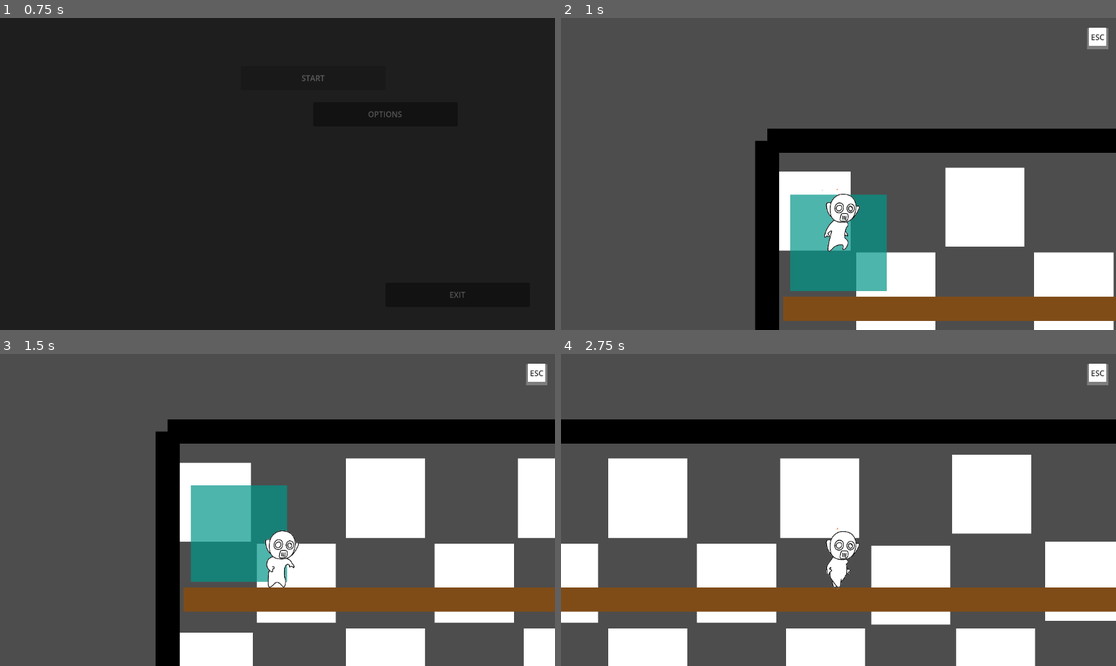
Above: before the commit, frames 1-4 (two rows, left to right).
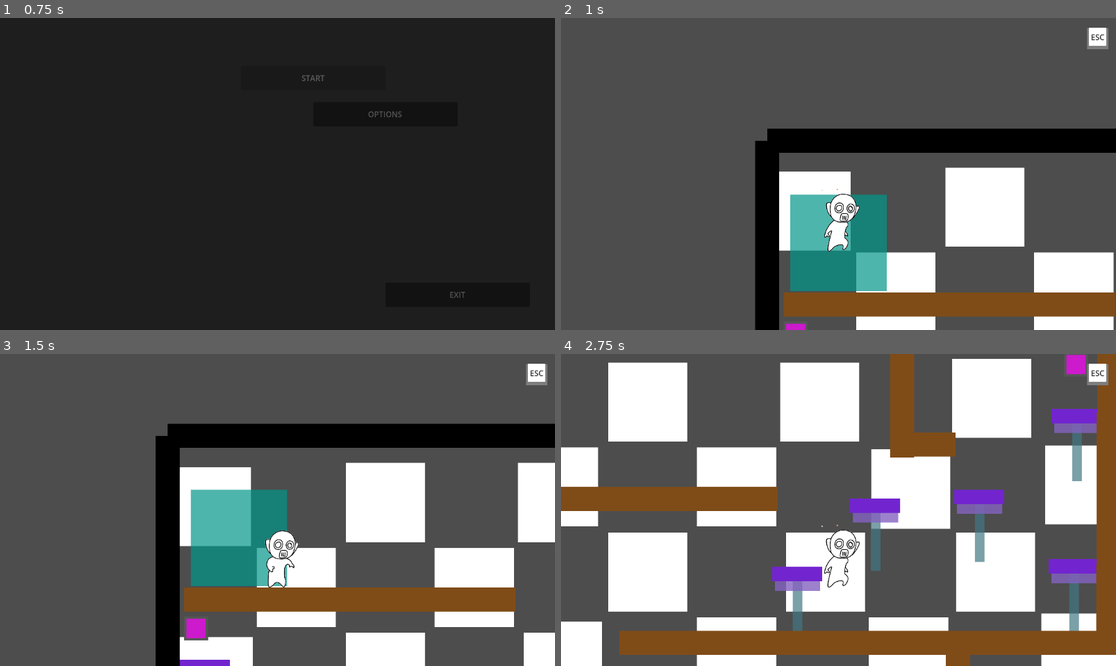
Above: after the commit, the same moments.

Repository: nanomugen/automata-project
Game: Godot game, scene res://scenes/menus/main_menu.tscn
Two runs of this game, one before a commit and one after it. Both use one fixed random seed, a clock stepped at 60 frames per second and the inputs below.
Inputs:
- Up to frame 1 (0.75 s): click "START" at 0.5 s
- Up to frame 2 (1 s): no input
- Up to frame 3 (1.5 s): hold Right (move_right) from 1.28 s (still down); hold Ctrl (attack) from 1.28 s (still down)
- Up to frame 4 (2.75 s): keep holding Right (move_right); tap Space (jump) at 1.52, 2.27 s; release Ctrl (attack) at 2.03 s; tap Shift (dash) at 2.1 s

Frame 1 is identical in both runs. In frame 2, 1.7% of the frame differs, in the area x 40-100%, y 87-100%; in frame 3, 5.7%; in frame 4, 76%, in the area x 0-100%, y 0-100%.

Commit message:
phase01 tuning

Diff:
--- a/scenes/objects/door.tscn
+++ b/scenes/objects/door.tscn
@@ -107,7 +107,7 @@
 anchor_top = 1.0
 anchor_bottom = 1.0
 offset_top = -40.0
-offset_right = 150.0
+offset_right = 200.0
 grow_vertical = 0
 color = Color(0.50140655, 0.5014065, 0.5014065, 1)
 
@@ -134,7 +134,7 @@
 anchor_top = 1.0
 anchor_bottom = 1.0
 offset_top = -40.0
-offset_right = 150.0
+offset_right = 200.0
 grow_vertical = 0
 rotation = 1.5707964
 pivot_offset = Vector2(0, 40)
--- a/scenes/phases/phase_01.tscn
+++ b/scenes/phases/phase_01.tscn
@@ -25,11 +25,12 @@
 z_index = 2
 position = Vector2(706, -559)
 
-[node name="Start_State" parent="Phase" unique_id=697267880 node_paths=PackedStringArray("init", "points", "exits", "human") instance=ExtResource("4_nb0tq")]
+[node name="Start_State" parent="Phase" unique_id=697267880 node_paths=PackedStringArray("init", "points", "exits", "doors", "human") instance=ExtResource("4_nb0tq")]
 position = Vector2(1000, 0)
 init = NodePath("init")
 points = [NodePath("points/point"), NodePath("points/point2")]
 exits = [NodePath("exits/exit"), NodePath("exits/exit2")]
+doors = [NodePath("door_set_2/door2"), NodePath("door_set_3/door")]
 human = NodePath("../human")
 
 [node name="init" parent="Phase/Start_State" unique_id=1642130846 instance=ExtResource("5_1qxw2")]
@@ -38,11 +39,11 @@
 [node name="points" type="Node2D" parent="Phase/Start_State" unique_id=751447996]
 
 [node name="point" parent="Phase/Start_State/points" unique_id=1221197503 instance=ExtResource("6_e8kjp")]
-position = Vector2(-539, -104)
+position = Vector2(908, -1160)
 value = 7
 
 [node name="point2" parent="Phase/Start_State/points" unique_id=1495490829 instance=ExtResource("6_e8kjp")]
-position = Vector2(815, -1230)
+position = Vector2(-919, -997)
 value = 3
 
 [node name="exits" type="Node2D" parent="Phase/Start_State" unique_id=79155740]
@@ -53,7 +54,7 @@
 goal = 10
 
 [node name="exit2" parent="Phase/Start_State/exits" unique_id=999031583 instance=ExtResource("7_y802i")]
-position = Vector2(-862, -961)
+position = Vector2(855, -1856)
 goal = 3
 is_final = true
 
@@ -77,6 +78,38 @@
 [node name="platform9" parent="Phase/Start_State/objects" unique_id=1053157405 instance=ExtResource("8_yqti6")]
 position = Vector2(-533, -860)
 
+[node name="platform14" parent="Phase/Start_State/objects" unique_id=1120527333 instance=ExtResource("8_yqti6")]
+position = Vector2(-184, -884)
+scale = Vector2(0.5200025, 1)
+
+[node name="platform15" parent="Phase/Start_State/objects" unique_id=626611183 instance=ExtResource("8_yqti6")]
+position = Vector2(-237, -1494)
+scale = Vector2(0.5200025, 1)
+
+[node name="platform24" parent="Phase/Start_State/objects" unique_id=1590821783 instance=ExtResource("8_yqti6")]
+position = Vector2(-922, -1510)
+scale = Vector2(0.5200025, 1)
+
+[node name="platform19" parent="Phase/Start_State/objects" unique_id=753801203 instance=ExtResource("8_yqti6")]
+position = Vector2(337, -1510)
+scale = Vector2(0.5200025, 1)
+
+[node name="platform23" parent="Phase/Start_State/objects" unique_id=96962826 instance=ExtResource("8_yqti6")]
+position = Vector2(795, -1233)
+scale = Vector2(0.5200025, 1)
+
+[node name="platform20" parent="Phase/Start_State/objects" unique_id=1329954501 instance=ExtResource("8_yqti6")]
+position = Vector2(141, -1654)
+scale = Vector2(0.5200025, 1)
+
+[node name="platform21" parent="Phase/Start_State/objects" unique_id=1513510218 instance=ExtResource("8_yqti6")]
+position = Vector2(-75, -1636)
+scale = Vector2(0.5200025, 1)
+
+[node name="platform22" parent="Phase/Start_State/objects" unique_id=293709738 instance=ExtResource("8_yqti6")]
+position = Vector2(343, -1822)
+scale = Vector2(0.5200025, 1)
+
 [node name="platform10" parent="Phase/Start_State/objects" unique_id=821332190 instance=ExtResource("8_yqti6")]
 position = Vector2(-856, -864)
 
@@ -87,18 +120,27 @@
 position = Vector2(428, -884)
 
 [node name="platform13" parent="Phase/Start_State/objects" unique_id=658877464 instance=ExtResource("8_yqti6")]
-position = Vector2(554, -1138)
-
-[node name="platform" parent="Phase/Start_State/objects" unique_id=1120527333 instance=ExtResource("8_yqti6")]
-position = Vector2(806, -1139)
+position = Vector2(494, -1140)
+
+[node name="platform16" parent="Phase/Start_State/objects" unique_id=2091692675 instance=ExtResource("8_yqti6")]
+position = Vector2(873, -1731)
+
+[node name="platform17" parent="Phase/Start_State/objects" unique_id=1369789628 instance=ExtResource("8_yqti6")]
+position = Vector2(756, -1511)
+
+[node name="platform18" parent="Phase/Start_State/objects" unique_id=2005819128 instance=ExtResource("8_yqti6")]
+position = Vector2(514, -1660)
+
+[node name="platform" parent="Phase/Start_State/objects" unique_id=1420446256 instance=ExtResource("8_yqti6")]
+position = Vector2(877, -1078)
 
 [node name="block" parent="Phase/Start_State/objects" unique_id=663636396 instance=ExtResource("9_7g6mc")]
-position = Vector2(-116, -1651)
-scale = Vector2(8.600001, 1)
+position = Vector2(-625, -1660)
+scale = Vector2(3.4400015, 1)
 
 [node name="block2" parent="Phase/Start_State/objects" unique_id=1059804668 instance=ExtResource("9_7g6mc")]
-position = Vector2(68, -1354)
-scale = Vector2(9.000003, 1)
+position = Vector2(78, -1361)
+scale = Vector2(6.9200053, 1)
 
 [node name="block3" parent="Phase/Start_State/objects" unique_id=2066181487 instance=ExtResource("9_7g6mc")]
 position = Vector2(-570, -1085)
@@ -111,17 +153,86 @@
 position = Vector2(720, -762)
 
 [node name="block4" parent="Phase/Start_State/objects" unique_id=568002724 instance=ExtResource("9_7g6mc")]
-position = Vector2(95, -979.99994)
+position = Vector2(95, -987.00006)
 rotation = 1.5739567
-scale = Vector2(3.4804938, 1)
+scale = Vector2(3.5604937, 1)
+
+[node name="block10" parent="Phase/Start_State/objects" unique_id=279852408 instance=ExtResource("9_7g6mc")]
+position = Vector2(409, -1679.9998)
+rotation = 1.5739567
+scale = Vector2(2.9202447, 1)
 
 [node name="block5" parent="Phase/Start_State/objects" unique_id=219867149 instance=ExtResource("9_7g6mc")]
 position = Vector2(307, -654)
 scale = Vector2(1.9200001, 1)
 
+[node name="block8" parent="Phase/Start_State/objects" unique_id=1564031240 instance=ExtResource("9_7g6mc")]
+position = Vector2(-63, -737)
+scale = Vector2(1.3199975, 1)
+
+[node name="block9" parent="Phase/Start_State/objects" unique_id=570374194 instance=ExtResource("9_7g6mc")]
+position = Vector2(36, -1031)
+scale = Vector2(0.44, 1)
+
+[node name="block13" parent="Phase/Start_State/objects" unique_id=1647830920 instance=ExtResource("9_7g6mc")]
+position = Vector2(751, -1309)
+rotation = 1.5707964
+scale = Vector2(0.44, 1)
+
+[node name="block15" parent="Phase/Start_State/objects" unique_id=1002044710 instance=ExtResource("9_7g6mc")]
+position = Vector2(47, -1773)
+scale = Vector2(0.44, 1)
+
+[node name="block14" parent="Phase/Start_State/objects" unique_id=26058425 instance=ExtResource("9_7g6mc")]
+position = Vector2(-20, -1860)
+rotation = 1.5707964
+scale = Vector2(1.12, 1)
+
+[node name="block11" parent="Phase/Start_State/objects" unique_id=708942258 instance=ExtResource("9_7g6mc")]
+position = Vector2(-929, -1256)
+scale = Vector2(0.44, 1)
+
+[node name="block12" parent="Phase/Start_State/objects" unique_id=1965208228 instance=ExtResource("9_7g6mc")]
+position = Vector2(-754.99994, -1171.9999)
+rotation = 0.5465201
+scale = Vector2(1.6780696, 1)
+
+[node name="block7" parent="Phase/Start_State/objects" unique_id=665048110 instance=ExtResource("9_7g6mc")]
+position = Vector2(451, -289.99997)
+rotation = 1.5707964
+scale = Vector2(0.63999754, 1)
+
 [node name="block6" parent="Phase/Start_State/objects" unique_id=121272724 instance=ExtResource("9_7g6mc")]
 position = Vector2(320, -382)
 scale = Vector2(6.4800014, 1)
+
+[node name="door_set_2" type="Node2D" parent="Phase/Start_State" unique_id=2000612220]
+position = Vector2(1300, -910)
+
+[node name="door2" parent="Phase/Start_State/door_set_2" unique_id=725820579 node_paths=PackedStringArray("buttons") instance=ExtResource("11_yrmt0")]
+position = Vector2(-867, 686)
+rotation = 1.5707964
+buttons = [NodePath("../door_button3"), NodePath("../door_button2"), NodePath("../door_button")]
+
+[node name="door_button3" parent="Phase/Start_State/door_set_2" unique_id=1840373967 instance=ExtResource("11_xnm77")]
+position = Vector2(-2241, -690)
+
+[node name="door_button2" parent="Phase/Start_State/door_set_2" unique_id=996570146 instance=ExtResource("11_xnm77")]
+position = Vector2(-1120, 826)
+
+[node name="door_button" parent="Phase/Start_State/door_set_2" unique_id=1037897880 instance=ExtResource("11_xnm77")]
+position = Vector2(-1135, -349)
+
+[node name="door_set_3" type="Node2D" parent="Phase/Start_State" unique_id=2037759728]
+position = Vector2(2670, 0)
+
+[node name="door" parent="Phase/Start_State/door_set_3" unique_id=587156041 node_paths=PackedStringArray("buttons") instance=ExtResource("11_yrmt0")]
+position = Vector2(-1693, -1384)
+rotation = -3.1415927
+buttons = [NodePath("../door_button")]
+
+[node name="door_button" parent="Phase/Start_State/door_set_3" unique_id=1126250766 instance=ExtResource("11_xnm77")]
+position = Vector2(-2329, -1939)
 
 [node name="State" parent="Phase" unique_id=143421711 node_paths=PackedStringArray("init", "points", "exits", "human") instance=ExtResource("4_nb0tq")]
 position = Vector2(3670, 0)
@@ -143,14 +254,14 @@
 [node name="points" type="Node2D" parent="Phase/State" unique_id=598647539]
 
 [node name="point3" parent="Phase/State/points" unique_id=404380536 instance=ExtResource("6_e8kjp")]
-position = Vector2(-330, -160)
+position = Vector2(898, -1877)
 value = 11
 
 [node name="objects" type="Node2D" parent="Phase/State" unique_id=510224061]
 
 [node name="block" parent="Phase/State/objects" unique_id=2114601189 instance=ExtResource("9_7g6mc")]
-position = Vector2(-167, -371)
-scale = Vector2(8.2, 1)
+position = Vector2(-216, -369)
+scale = Vector2(7.72, 1)
 
 [node name="block2" parent="Phase/State/objects" unique_id=968943029 instance=ExtResource("9_7g6mc")]
 position = Vector2(173, -739)
@@ -184,6 +295,20 @@
 rotation = -1.5707964
 scale = Vector2(2.3600023, 1)
 
+[node name="block11" parent="Phase/State/objects" unique_id=1710813107 instance=ExtResource("9_7g6mc")]
+position = Vector2(534, -383)
+rotation = -1.5707964
+scale = Vector2(1.6800035, 1)
+
+[node name="block12" parent="Phase/State/objects" unique_id=505544844 instance=ExtResource("9_7g6mc")]
+position = Vector2(668, -88.00001)
+rotation = -0.5283966
+scale = Vector2(1.6800035, 1)
+
+[node name="block13" parent="Phase/State/objects" unique_id=1245039975 instance=ExtResource("9_7g6mc")]
+position = Vector2(886, -170)
+scale = Vector2(0.8800035, 1)
+
 [node name="block9" parent="Phase/State/objects" unique_id=282939387 instance=ExtResource("9_7g6mc")]
 position = Vector2(-609, -1527)
 rotation = -1.5707964
@@ -228,10 +353,10 @@
 scale = Vector2(0.56, 1)
 
 [node name="platform10" parent="Phase/State/objects" unique_id=1667766383 instance=ExtResource("8_yqti6")]
-position = Vector2(727, -147)
+position = Vector2(660, -312)
 
 [node name="platform11" parent="Phase/State/objects" unique_id=1277275925 instance=ExtResource("8_yqti6")]
-position = Vector2(876, -293)
+position = Vector2(877, -460)
 
 [node name="platform12" parent="Phase/State/objects" unique_id=28572302 instance=ExtResource("8_yqti6")]
 position = Vector2(444, -1381)
@@ -274,7 +399,7 @@
 init = NodePath("init")
 points = [NodePath("points/point"), NodePath("points/point2"), NodePath("points/point3")]
 exits = [NodePath("exits/exit"), NodePath("exits/exit2"), NodePath("exits/exit3")]
-doors = [NodePath("../door")]
+doors = [NodePath("objects/door_set/door")]
 human = NodePath("../human")
 
 [node name="init" parent="Phase/State2" unique_id=2074669800 instance=ExtResource("5_1qxw2")]
@@ -446,6 +571,20 @@
 
 [node name="platform16" parent="Phase/State2/objects" unique_id=1257594544 instance=ExtResource("8_yqti6")]
 position = Vector2(-674, -460)
+
+[node name="door_set" type="Node2D" parent="Phase/State2/objects" unique_id=1995889858]
+position = Vector2(-657, -622)
+
+[node name="door" parent="Phase/State2/objects/door_set" unique_id=1264743486 node_paths=PackedStringArray("buttons") instance=ExtResource("11_yrmt0")]
+position = Vector2(54, -44)
+rotation = 1.5707964
+buttons = [NodePath("../door_button"), NodePath("../door_button2")]
+
+[node name="door_button" parent="Phase/State2/objects/door_set" unique_id=2077938559 instance=ExtResource("11_xnm77")]
+position = Vector2(427, 107)
+
+[node name="door_button2" parent="Phase/State2/objects/door_set" unique_id=1207256186 instance=ExtResource("11_xnm77")]
+position = Vector2(-166, -1257)
 
 [node name="ruler" parent="Phase" unique_id=276425642 instance=ExtResource("10_gysyc")]
 position = Vector2(2776, -2692)
@@ -456,13 +595,3 @@
 offset_right = 638.0
 offset_bottom = 9.0
 text = "teste de texto"
-
-[node name="door" parent="Phase" unique_id=587156041 node_paths=PackedStringArray("buttons") instance=ExtResource("11_yrmt0")]
-position = Vector2(5801, -210)
-buttons = [NodePath("door_button"), NodePath("door_button2")]
-
-[node name="door_button" parent="Phase/door" unique_id=1126250766 instance=ExtResource("11_xnm77")]
-position = Vector2(351, 124)
-
-[node name="door_button2" parent="Phase/door" unique_id=1207256186 instance=ExtResource("11_xnm77")]
-position = Vector2(189, 130)
--- a/scripts/backlog.gd
+++ b/scripts/backlog.gd
@@ -6,9 +6,13 @@
 ####################################################################################################
 TODO
 ####################################################################################################
+FAZER OS STATES REDONDOS AGORA QUE FOI RESOLVIDO AS RAMPAS?
 
+FAZER MENU DAS FASES
 
-FAZER BOTÕES E PORTAS INTERMEDIÁRIOS PARA ABRIR E FECHAR PASSAGENS
+REFATORAR A LÓGICA DO HUMAN PARA PODER SEPARAR AS HABILIDADES PARA PODER NERFAR O PERSONAGEM
+
+SOUND EFFECTS E MUSICA
 
 HUD PARA BOTÕES (TUTORIAL)
 
@@ -87,14 +91,20 @@
 ####################################################################################################
 DESACOPLAR O INIT DOS STATES PARA PODER MUDAR DE LUGAR
 
+FAZER BOTÕES E PORTAS INTERMEDIÁRIOS PARA ABRIR E FECHAR PASSAGENS
+
+
 saidas
 //talvez os valores devessem ser associados as saídas, já que podem ter mais de uma
 devem mudar de cor quando forem habilitadas
 os nexts também devem ser associados as saídas
 
+
 MUDAR O PULO, DE FORMA QUE SE SOLTAR O BOTÃO DE PULO PARA DE PULAR
 
+
 TRANSIÇÃO (BLOQUEAR MOVIMENTOS ENTRE STATES)
+
 
 COYOTE TIME
 
Not shown, changed: build/web/index.html
Not shown, changed: build/web/index.pck
